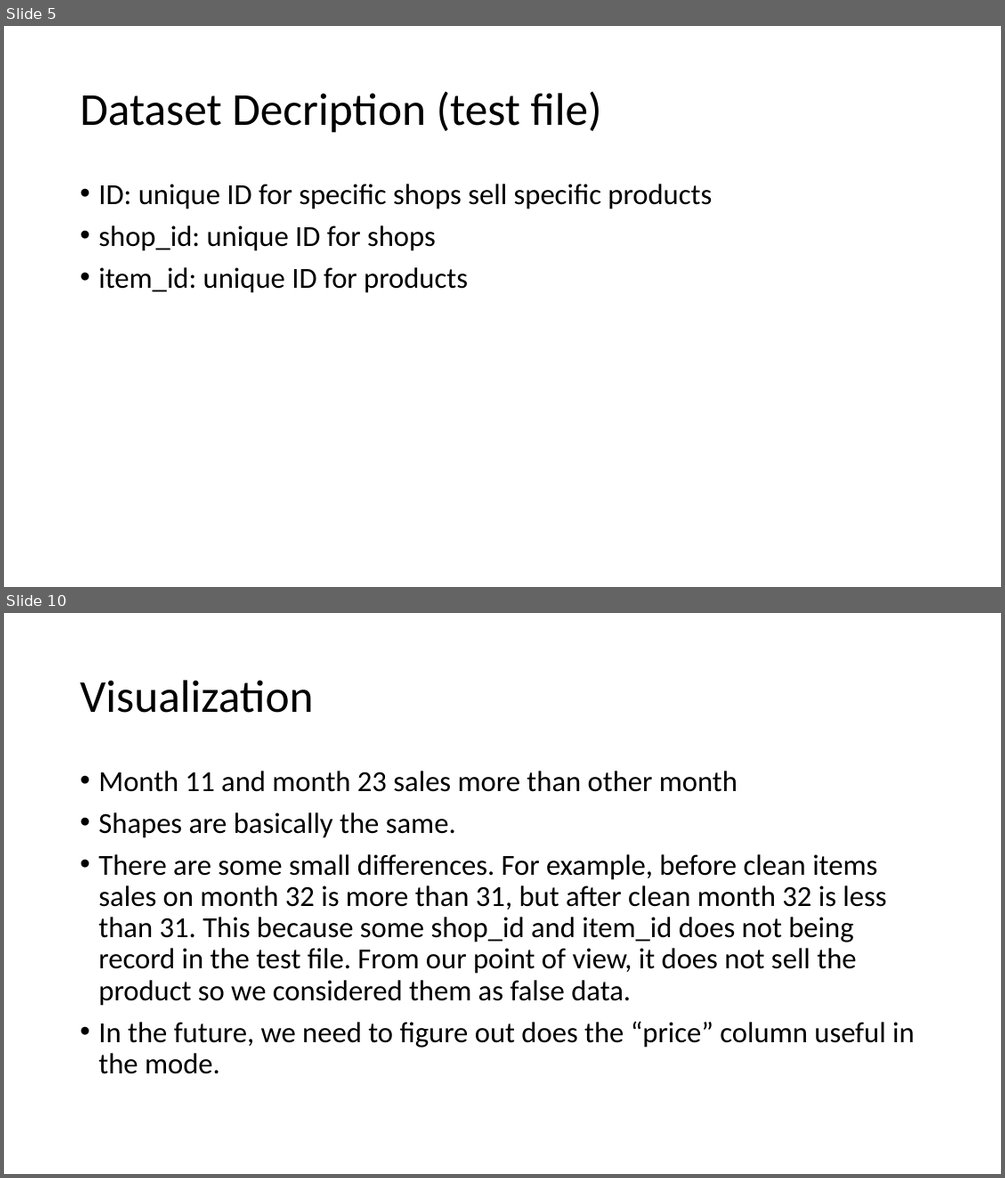
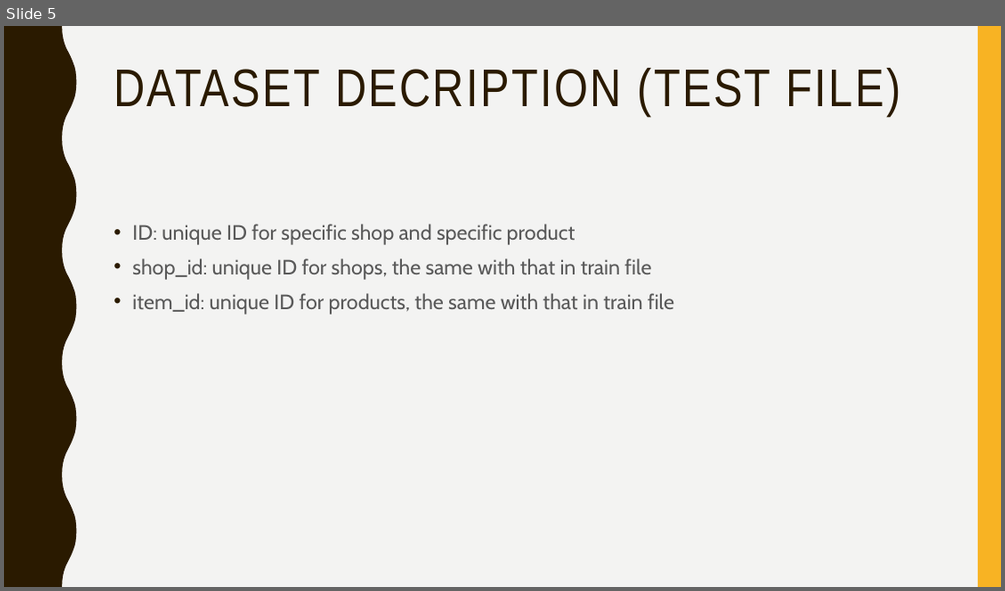
Before and after one commit to zex0023/Sale_Prediction, a slide deck: final_presentation.pptx. Shown one above the other, each under a label of ours: slides 5 and 10 before the commit, slide 5 after it; the slides between them are not shown. The pictures are 1005x1178 and 1005x591 pixels, drawn with LibreOffice and Linux fonts; fonts in the diff are those of the drawing. Boxes give left, top, right and bottom in pixels: in the first picture for what was removed or moved away, otherwise in the second. Text is boxed around its words. In the diff, an @@ line names an element or a change of style, - is before the commit and + after.

```diff
--- a/final_presentation.pptx
+++ b/final_presentation.pptx
@@ slide 10 removed at (x1=4, y1=613, x2=1001, y2=1174), background #FFFFFF @@
@@ title removed at (x1=80, y1=680, x2=313, y2=713) @@
-Visualization
@@ text removed at (x1=98, y1=771, x2=914, y2=1074) @@
-• Month 11 and month 23 sales more than other month
-• Shapes are basically the same.
-• There are some small differences. For example, before clean items sales on month 32 is more than 31, but after clean month 32 is less than 31. This because some shop_id and item_id does not being record in the test file. From our point of view, it does not sell the product so we considered them as false data.
-• In the future, we need to figure out does the “price” column useful in the mode.
@@ slide 5 changed as well @@
@@ background #FFFFFF to #F3F3F2 @@
@@ freeform shape added at (x1=4, y1=26, x2=77, y2=587), fill #2A1A00 @@
@@ rectangle added at (x1=978, y1=26, x2=1001, y2=587), fill #F8B323 @@
@@ title "DATASET DECRIPTION (TEST FILE)" at (x1=113, y1=68, x2=900, y2=116): vertical alignment middle to top @@
@@ title at (x1=113, y1=68, x2=900, y2=116): text changed; size 44 to 51 pt; font Calibri to Arial Narrow; text colour #000000 to #2A1A00 @@
-Dataset Decription (test file)
+DATASET DECRIPTION (TEST FILE)
@@ text at (x1=132, y1=224, x2=674, y2=314): text changed; size 28 to 20 pt; font Calibri to Cabin; text colour #000000 to #595959 @@
-• ID: unique ID for specific shops sell specific products
-• shop_id: unique ID for shops
-• item_id: unique ID for products
+• ID: unique ID for specific shop and specific product
+• shop_id: unique ID for shops, the same with that in train file
+• item_id: unique ID for products, the same with that in train file
```
Also in this commit, not shown: 5 other slides changed, 9 slides added, 4 other slides removed, 3 other files.
